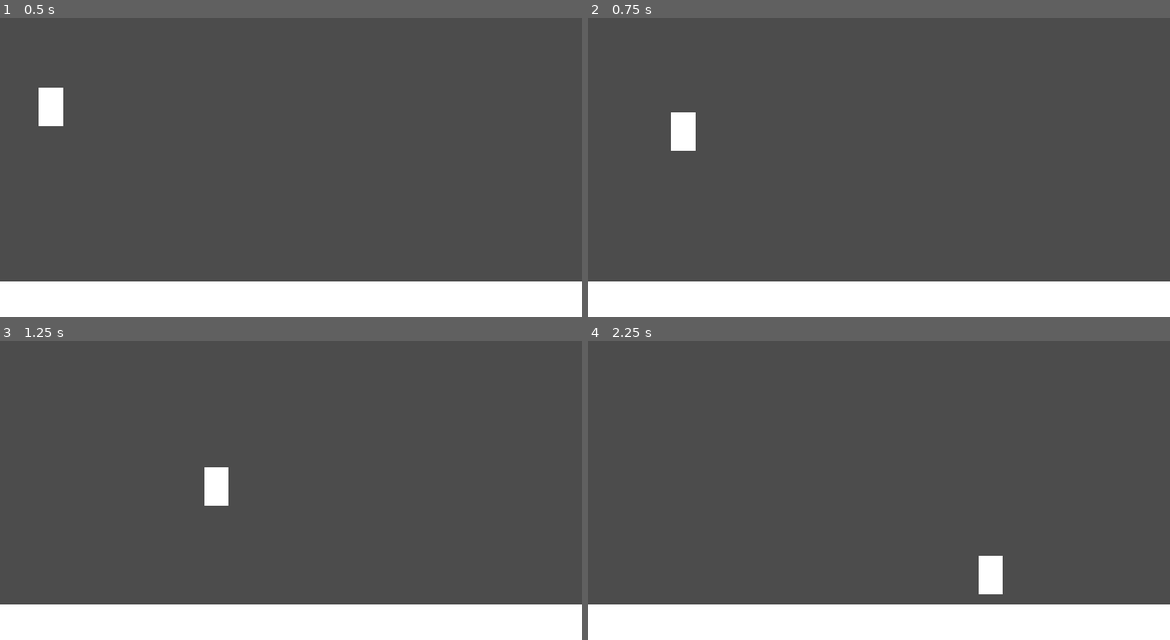
Above: before the commit, frames 1-4 (two rows, left to right).
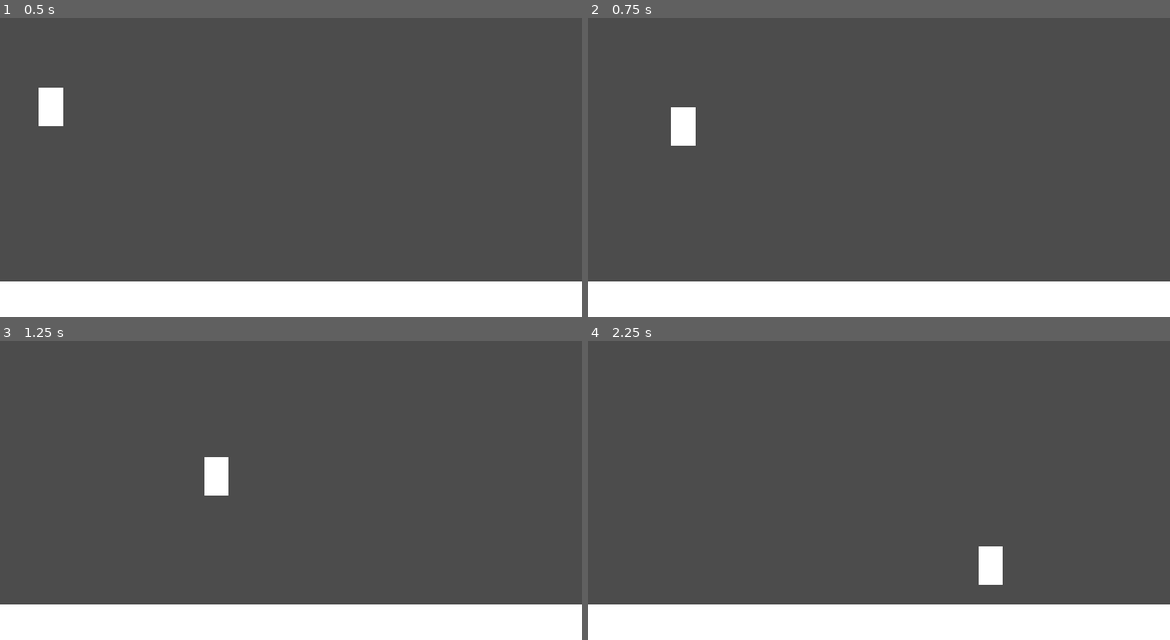
Above: after the commit, the same moments.

Repository: pigdevstudio/kitchen-tales
Game: Godot game, scene res://levels/Playground.tscn
The game is run twice, just before and just after one commit, with the same random seed, the same clock (stepped at 60 frames per second) and the same inputs. The project has no main scene, so this scene is started directly.
Inputs:
- Up to frame 1 (0.5 s): no input
- Up to frame 2 (0.75 s): hold D (walk_right) from 0.53 s (still down); tap Space (jump) at 0.6 s
- Up to frame 3 (1.25 s): keep holding D (walk_right); tap Space (jump) at 0.77, 1.07 s
- Up to frame 4 (2.25 s): tap Shift (dash) at 1.35 s; tap Space (jump) at 1.52, 1.55, 1.82, 2.1 s; release D (walk_right) at 2.03 s; hold A (walk_left) from 2.03 s (still down)

Frame 1 is identical in both runs. In frame 2, 0.1% of the frame differs, in the area x 14-19%, y 29-45%; in frame 3, 0.3%, in the area x 35-40%, y 38-56%; in frame 4, 0.3%.

Commit message:
Add class_name to PlatformActor and update PlatformPhysics acordingly

Diff:
--- a/source/actors/Dash.gd
+++ b/source/actors/Dash.gd
@@ -6,15 +6,16 @@
 
 var initial_position = Vector2(0, 0)
 
-func set_physics_process(enable):
-	if enable:
-		initial_position = kinematic_body2d.position
-	.set_physics_process(enable)
-
 
 func _physics_process(delta):
-	if kinematic_body2d.is_on_floor():
-		if (initial_position.distance_to(kinematic_body2d.position)
+	if plaform_actor.is_on_floor():
+		if (initial_position.distance_to(plaform_actor.position)
 				> distance):
 			emit_signal("finished")
 			set_physics_process(false)
+
+
+func set_physics_process(enable):
+	if enable:
+		initial_position = plaform_actor.position
+	.set_physics_process(enable)
--- a/source/actors/Gravity.gd
+++ b/source/actors/Gravity.gd
@@ -4,6 +4,6 @@
 export (Vector2) var direction = Vector2.DOWN
 
 func _physics_process(delta):
-	if kinematic_body2d.is_on_floor():
+	if plaform_actor.is_on_floor():
 		return
-	kinematic_body2d.velocity += (direction * strength) * delta
+	plaform_actor.velocity += (direction * strength) * delta
--- a/source/actors/Jump.gd
+++ b/source/actors/Jump.gd
@@ -8,16 +8,16 @@
 
 
 func _physics_process(delta):
-	if kinematic_body2d.is_on_floor():
+	if plaform_actor.is_on_floor():
 		_available_jumps = max_jumps
 
 
 func apply():
 	if _available_jumps > 0:
-		kinematic_body2d.velocity.y = -strength
+		plaform_actor.velocity.y = -strength
 		_available_jumps -= 1
 
 
 func cancel():
-	if kinematic_body2d.velocity.y < 0.0:
-		kinematic_body2d.velocity.y = 0.0
+	if plaform_actor.velocity.y < 0.0:
+		plaform_actor.velocity.y = 0.0
--- a/source/actors/PlatformActor.gd
+++ b/source/actors/PlatformActor.gd
@@ -1,3 +1,4 @@
+class_name PlatformActor
 extends KinematicBody2D
 
 const FLOOR_NORMAL = Vector2(0, -1)
--- a/source/actors/PlatformActor.tscn
+++ b/source/actors/PlatformActor.tscn
@@ -25,6 +25,7 @@
 
 [node name="Jump" type="Node" parent="."]
 script = ExtResource( 4 )
+strength = 850.0
 
 [node name="ActionBus" type="Node" parent="."]
 script = ExtResource( 5 )
--- a/source/actors/PlatformPhysics.gd
+++ b/source/actors/PlatformPhysics.gd
@@ -1,6 +1,6 @@
 class_name PlaformPhysics
 extends Node
 
-onready var kinematic_body2d = get_node(kinematic_body2d_path)
+onready var plaform_actor = get_node(plaform_actor_path)
 
-export (NodePath) var kinematic_body2d_path = ".."
+export (NodePath) var plaform_actor_path = ".."
--- a/source/actors/Walk.gd
+++ b/source/actors/Walk.gd
@@ -4,7 +4,7 @@
 var movement_direction = 0 setget set_movement_direction
 
 func _physics_process(delta):
-	kinematic_body2d.velocity.x = movement_direction * speed
+	plaform_actor.velocity.x = movement_direction * speed
 
 
 func set_movement_direction(new_direction):
